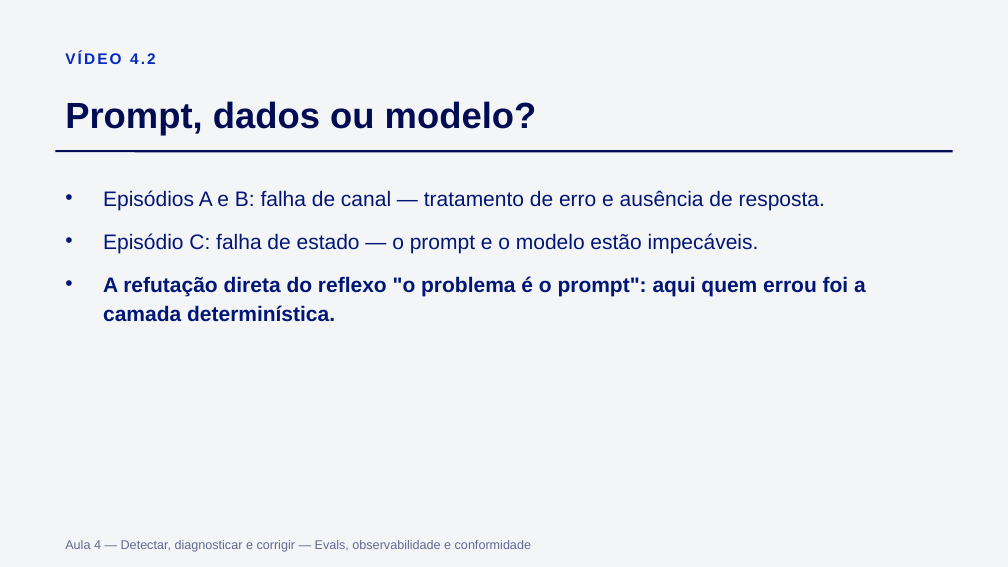
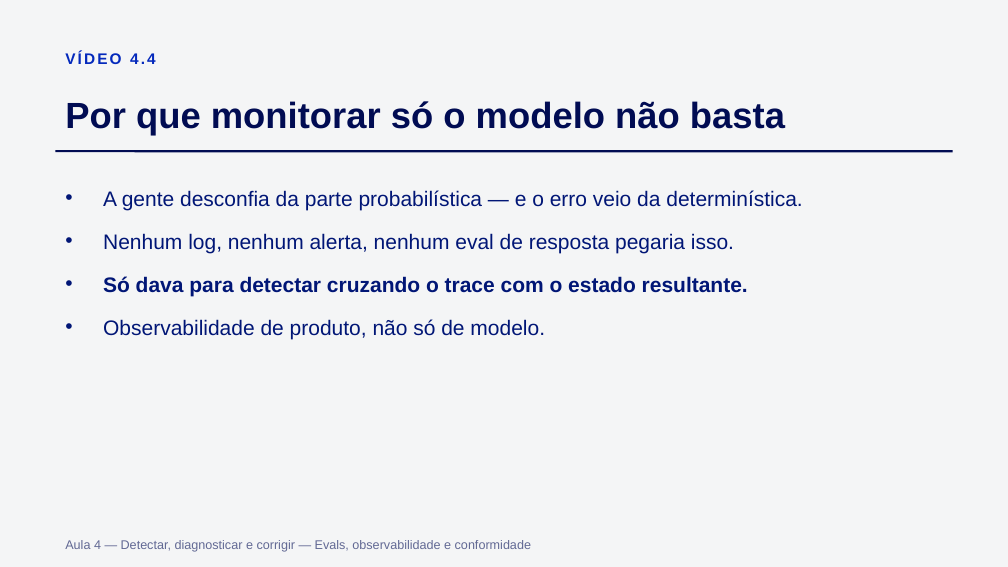
Before and after one commit to Djegao/alura-produto-ficticio, a slide deck: slide 22 of slides/aula4.pptx (slide 10 before the commit). Drawn at 1008x567 pixels with LibreOffice and Linux fonts; fonts in the diff are those of the drawing. Boxes give left, top, right and bottom in pixels: in the first picture for what was removed or moved away, otherwise in the second. Text is boxed around its words. In the diff, an @@ line names an element or a change of style, - is before the commit and + after.

```diff
--- a/slides/aula4.pptx
+++ b/slides/aula4.pptx
@@ text at (65,51,156,64): text changed @@
-VÍDEO 4.2
+VÍDEO 4.4
@@ text at (65,101,785,135): text changed @@
-Prompt, dados ou modelo?
+Por que monitorar só o modelo não basta
@@ text at (103,190,802,339): text changed @@
-• Episódios A e B: falha de canal — tratamento de erro e ausência de resposta.
-• Episódio C: falha de estado — o prompt e o modelo estão impecáveis.
-• A refutação direta do reflexo "o problema é o prompt": aqui quem errou foi a camada determinística.
+• A gente desconfia da parte probabilística — e o erro veio da determinística.
+• Nenhum log, nenhum alerta, nenhum eval de resposta pegaria isso.
+• Só dava para detectar cruzando o trace com o estado resultante.
+• Observabilidade de produto, não só de modelo.
```
Also in this commit, not shown: 12 other slides changed, 8 slides added, 1 slide removed, 7 other files.
